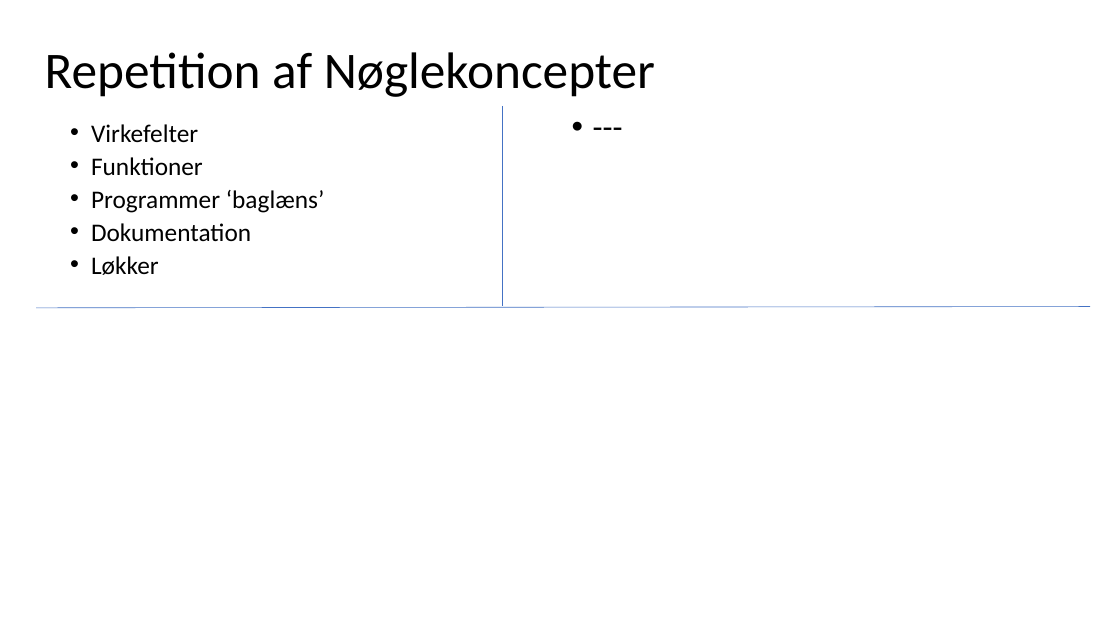
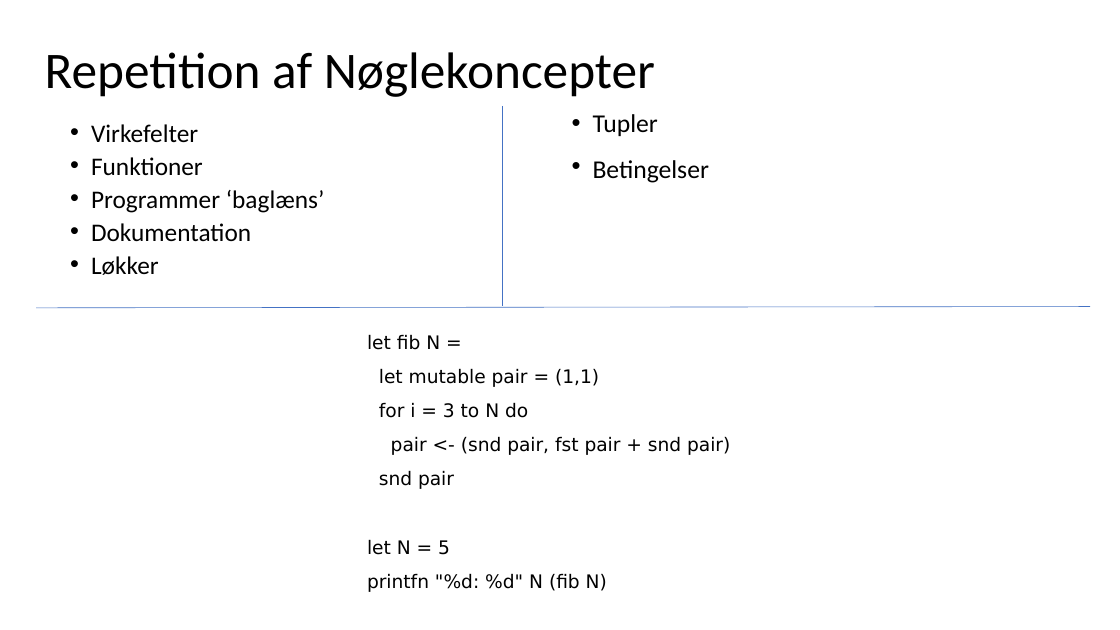
Before and after one commit to fisterloegsovs/pop22, a slide deck: slide 2 of lectures/4.1StackHeapRefsHigherOrderFcts/lecture.pptx. Drawn at 1120x630 pixels with LibreOffice and Linux fonts; fonts in the diff are those of the drawing. Boxes give left, top, right and bottom in pixels: in the first picture for what was removed or moved away, otherwise in the second. Text is boxed around its words. In the diff, an @@ line names an element or a change of style, - is before the commit and + after.

```diff
--- a/lectures/4.1StackHeapRefsHigherOrderFcts/lecture.pptx
+++ b/lectures/4.1StackHeapRefsHigherOrderFcts/lecture.pptx
@@ text at box(593, 114, 709, 183): text changed; size 28 to 22 pt @@
-• ---
+• Tupler
+• Betingelser
@@ text added at box(367, 334, 730, 592), 16 pt, text #000000 @@
+let fib N =
+let mutable pair = (1,1)
+for i = 3 to N do
+pair <- (snd pair, fst pair + snd pair)
+snd pair
+let N = 5
+printfn "%d: %d" N (fib N)
```
Also in this commit, not shown: 2 other slides changed, 3 slides added, 1 slide removed, 1 other file.
